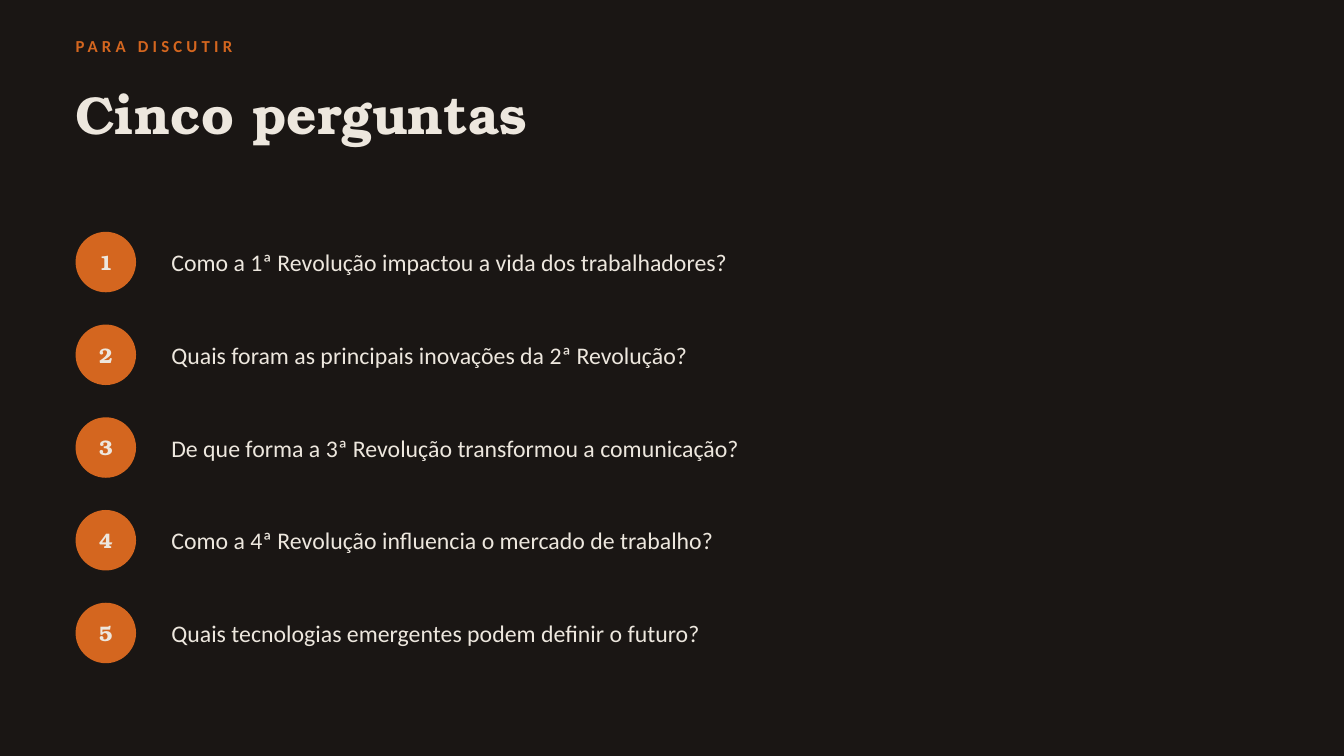
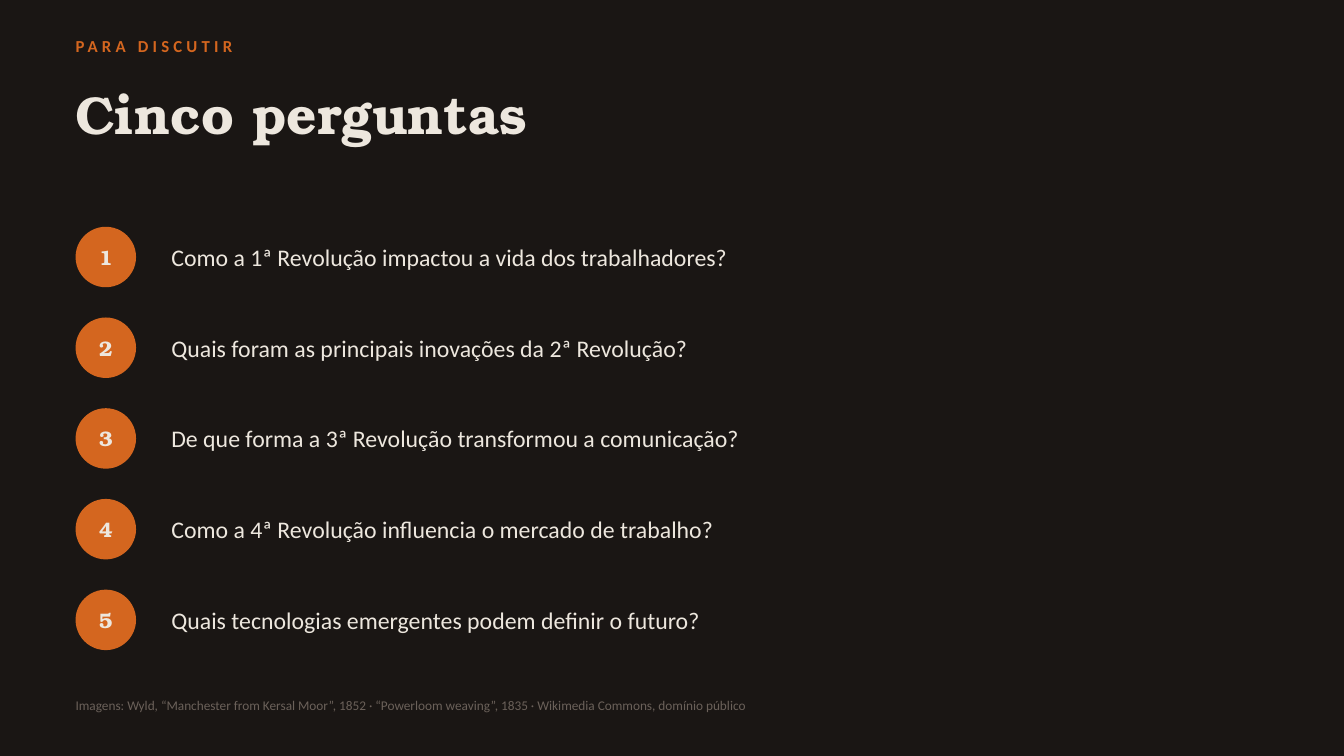
Before and after one commit to guirab734/industry, a slide deck: slide 3 of docs/primeira-revolucao-industrial.pptx (slide 9 before the commit). Drawn at 1344x756 pixels with LibreOffice and Linux fonts; fonts in the diff are those of the drawing. Boxes give left, top, right and bottom in pixels: in the first picture for what was removed or moved away, otherwise in the second. Text is boxed around its words. In the diff, an @@ line names an element or a change of style, - is before the commit and + after.

```diff
--- a/docs/primeira-revolucao-industrial.pptx
+++ b/docs/primeira-revolucao-industrial.pptx
@@ 4 texts, 2 ellipses: place and size @@
-4 texts, 2 ellipses at bbox=[76, 232, 727, 385]
+4 texts, 2 ellipses at bbox=[76, 227, 727, 378]
@@ 4 texts, 2 ellipses: place and size @@
-4 texts, 2 ellipses at bbox=[76, 417, 738, 571]
+4 texts, 2 ellipses at bbox=[76, 408, 738, 560]
@@ 2 texts, 1 ellipse: place and size @@
-2 texts, 1 ellipse at bbox=[76, 603, 700, 663]
+2 texts, 1 ellipse at bbox=[76, 590, 700, 650]
@@ text added at bbox=[76, 701, 745, 712], 9.5 pt, text #6B615A @@
+Imagens: Wyld, “Manchester from Kersal Moor”, 1852 · “Powerloom weaving”, 1835 · Wikimedia Commons, domínio público
```
Also in this commit, not shown: 1 slide added, 8 slides removed, 1 other file.
